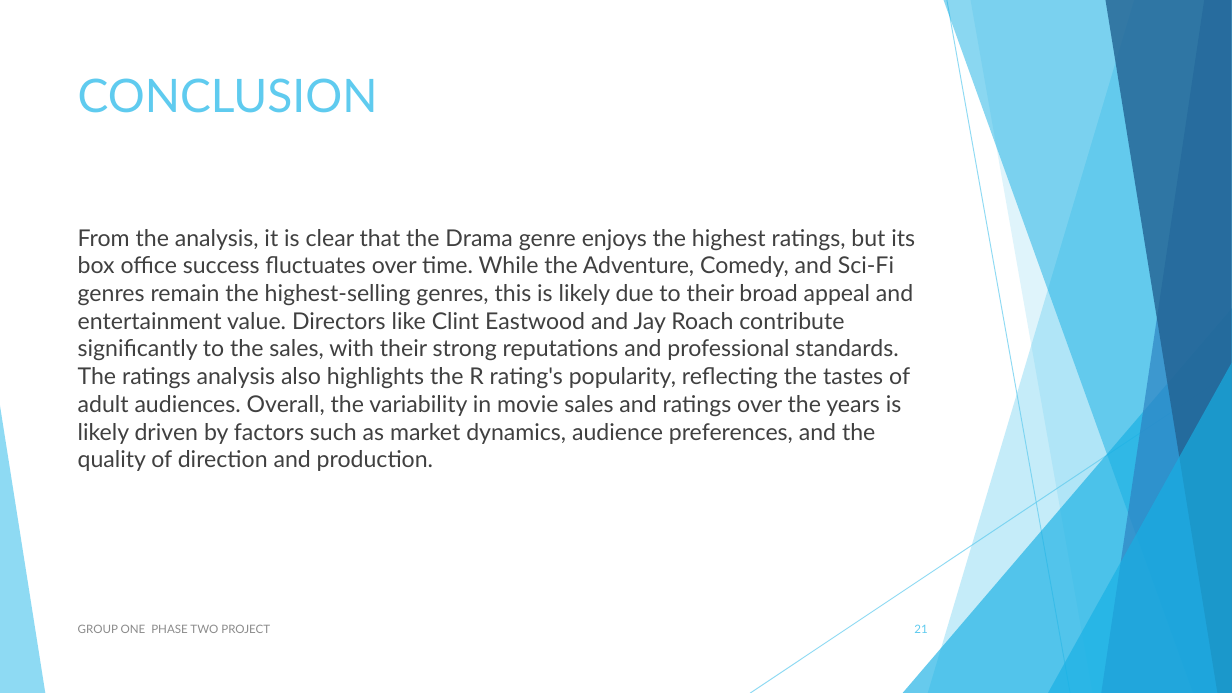
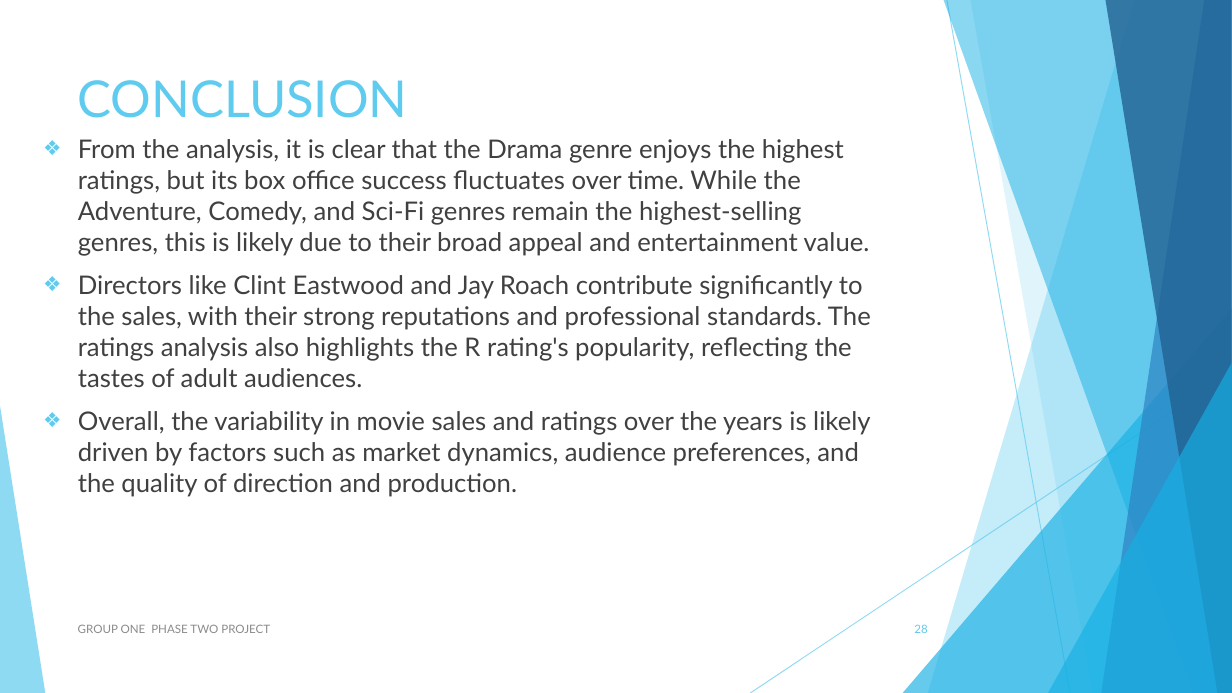
Before and after one commit to Sego-Mich/group_one_phase_two_project, a slide deck: slide 28 of PHASE TWO NON _TECH.pptx (slide 21 before the commit). Drawn at 1232x693 pixels with LibreOffice and Linux fonts; fonts in the diff are those of the drawing. Boxes give left, top, right and bottom in pixels: in the first picture for what was removed or moved away, otherwise in the second. Text is boxed around its words. In the diff, an @@ line names an element or a change of style, - is before the commit and + after.

```diff
--- a/PHASE TWO NON _TECH.pptx
+++ b/PHASE TWO NON _TECH.pptx
@@ title "CONCLUSION" at box(78, 80, 408, 118): size 36 to 39.6 pt @@
@@ text at box(78, 139, 871, 497): text changed; size 18 to 20 pt @@
-From the analysis, it is clear that the Drama genre enjoys the highest ratings, but its box office success fluctuates over time. While the Adventure, Comedy, and Sci-Fi genres remain the highest-selling genres, this is likely due to their broad appeal and entertainment value. Directors like Clint Eastwood and Jay Roach contribute significantly to the sales, with their strong reputations and professional standards. The ratings analysis also highlights the R rating's popularity, reflecting the tastes of adult audiences. Overall, the variability in movie sales and ratings over the years is likely driven by factors such as market dynamics, audience preferences, and the quality of direction and production.
+❖ From the analysis, it is clear that the Drama genre enjoys the highest ratings, but its box office success fluctuates over time. While the Adventure, Comedy, and Sci-Fi genres remain the highest-selling genres, this is likely due to their broad appeal and entertainment value.
+❖ Directors like Clint Eastwood and Jay Roach contribute significantly to the sales, with their strong reputations and professional standards. The ratings analysis also highlights the R rating's popularity, reflecting the tastes of adult audiences.
+❖ Overall, the variability in movie sales and ratings over the years is likely driven by factors such as market dynamics, audience preferences, and the quality of direction and production.
@@ page number at box(914, 624, 927, 633): text changed @@
-21
+28
```
Also in this commit, not shown: 22 other slides changed, 7 slides added, 4 slides removed, 1 other file.
